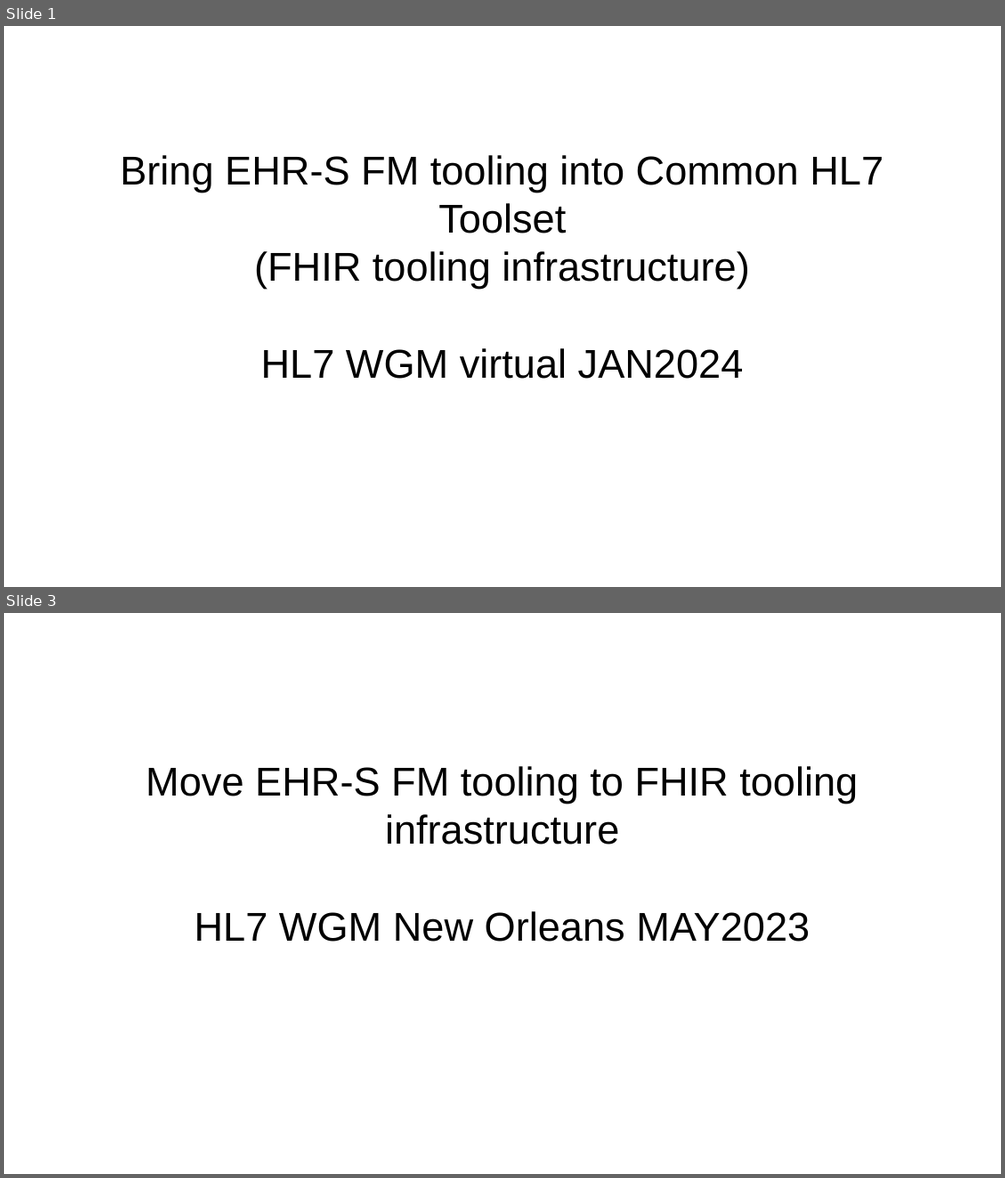
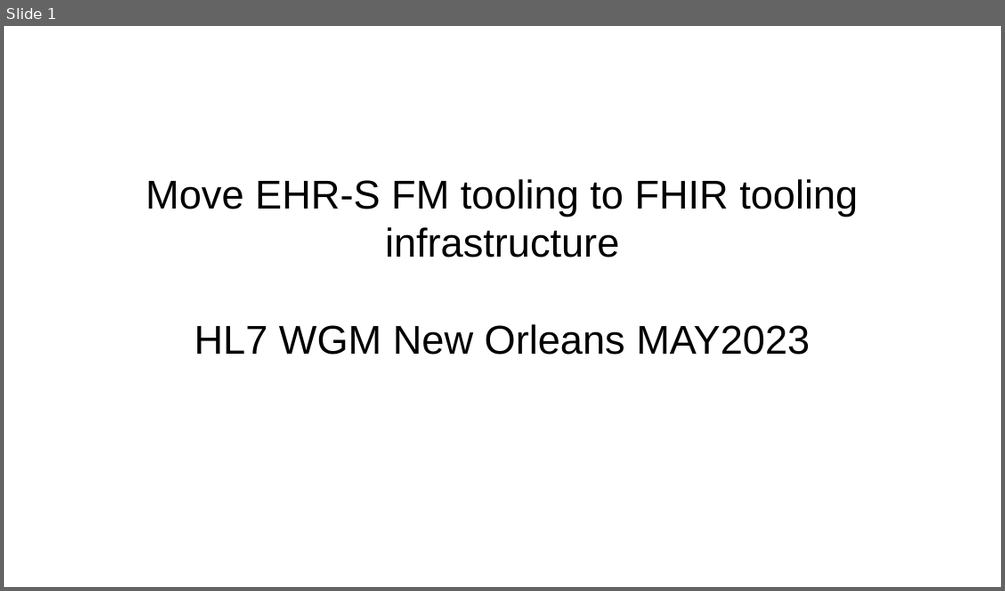
Before and after one commit to mvdzel/ehrsfm-fhir-r5, a slide deck: docs/ehrsfm-tool-fhir_MAY2023.odp. Shown one above the other, each under a label of ours: slides 1 and 3 before the commit, slide 1 after it; the slides between them are not shown. The pictures are 1005x1178 and 1005x591 pixels, drawn with LibreOffice and Linux fonts; fonts in the diff are those of the drawing. Boxes give left, top, right and bottom in pixels: in the first picture for what was removed or moved away, otherwise in the second. Text is boxed around its words. In the diff, an @@ line names an element or a change of style, - is before the commit and + after.

```diff
--- a/docs/ehrsfm-tool-fhir_MAY2023.odp
+++ b/docs/ehrsfm-tool-fhir_MAY2023.odp
@@ slide 1 removed at <box>4,26,1001,587</box>, background #FFFFFF @@
@@ subtitle removed at <box>120,155,883,378</box> @@
-Bring EHR-S FM tooling into Common HL7 Toolset
-(FHIR tooling infrastructure)
-HL7 WGM virtual JAN2024
@@ what was slide 3 is now slide 1 @@
```
Also in this commit, not shown: 1 other slide removed, 3 other files.
